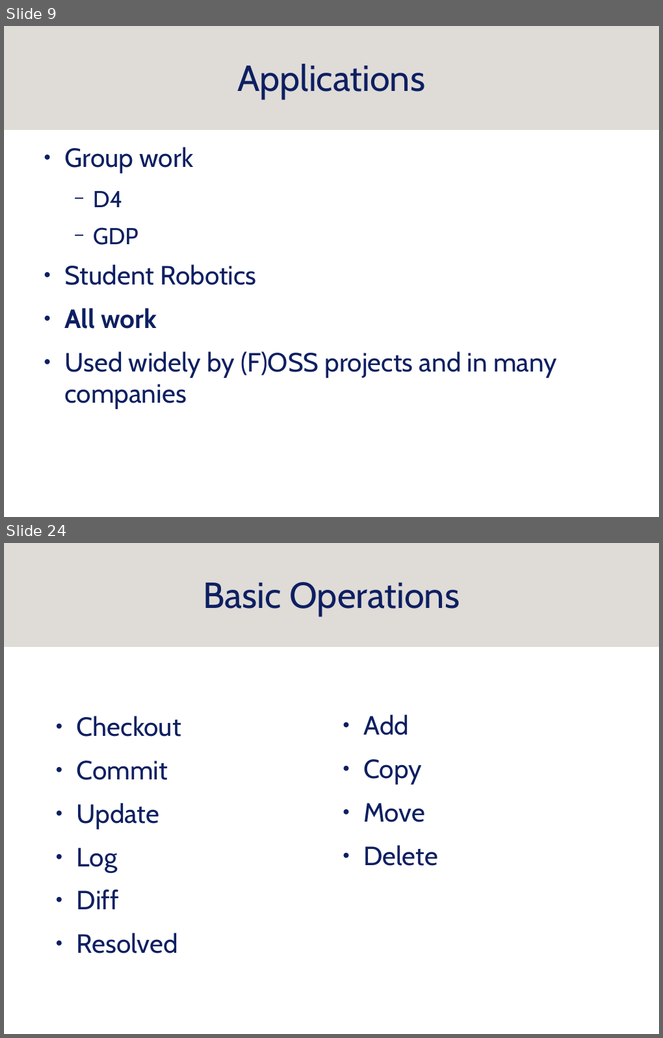
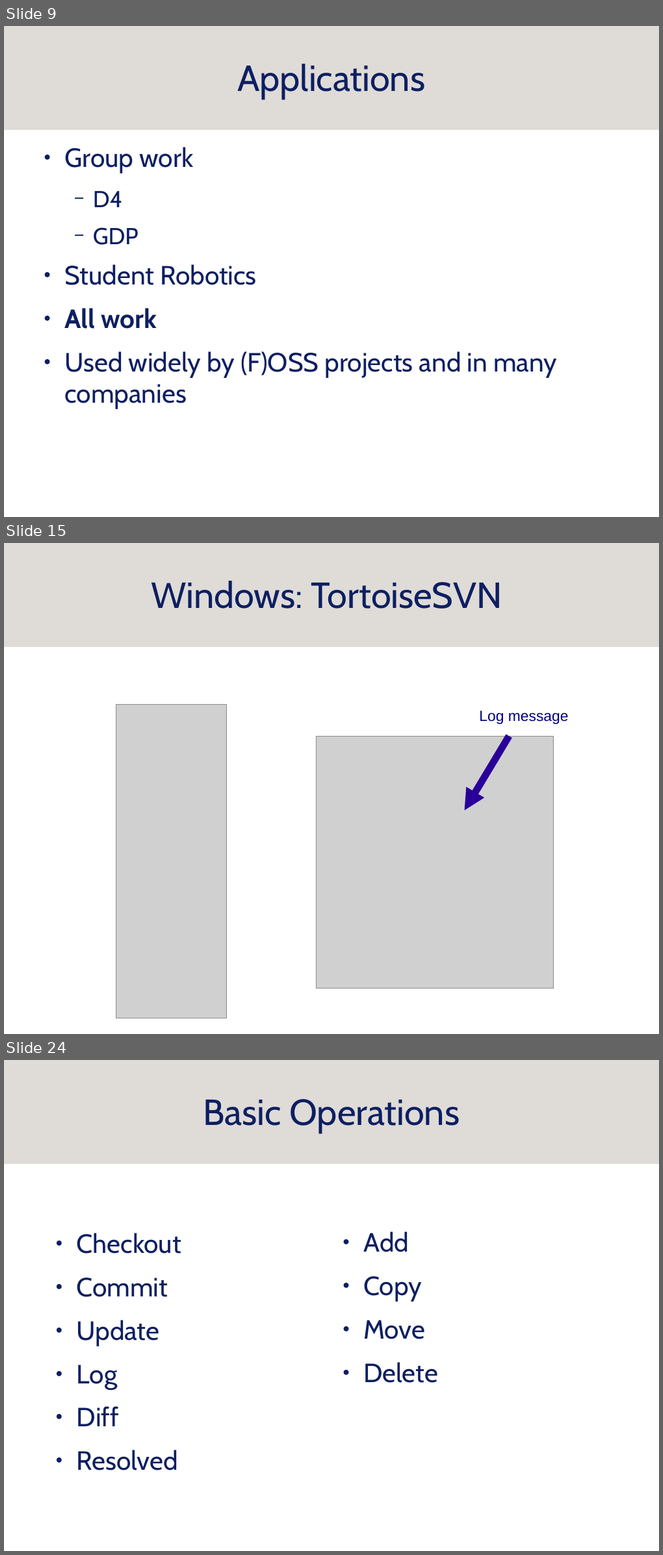
Before and after one commit to srobo/subversion-archive, a slide deck: presentations/subversion/svn.odp. Shown one above the other, each under a label of ours: slides 9 and 24 before the commit, slides 9, 15 and 24 after it; the slides between them are not shown. The pictures are 663x1038 and 663x1555 pixels, drawn with LibreOffice and Linux fonts; fonts in the diff are those of the drawing; grey boxes stand for pictures; background and template pictures are left out. Boxes give left, top, right and bottom in pixels: in the first picture for what was removed or moved away, otherwise in the second. Text is boxed around its words. In the diff, an @@ line names an element or a change of style, - is before the commit and + after.

Commit message:
added 3 windows slides showing equivalent features in Tortoise SVN

```diff
--- a/presentations/subversion/svn.odp
+++ b/presentations/subversion/svn.odp
@@ slide 15 added at (4,543,659,1034), background #FFFFFF; not listed: 1 template element that a slide beside it also shows @@
@@ title added at (151,581,503,609), 44 pt, text #0D1F61 @@
+Windows: TortoiseSVN
@@ picture added at (116,705,227,1019) @@
@@ text added at (479,711,569,724), 18 pt, text #000080 @@
+Log message
@@ picture added at (316,736,554,989) @@
@@ arrow added from (509, 736) to (465, 811), #280099 8.5 pt @@
```
Also in this commit, not shown: 20 slides changed, 2 other slides added, 2 slides removed.
